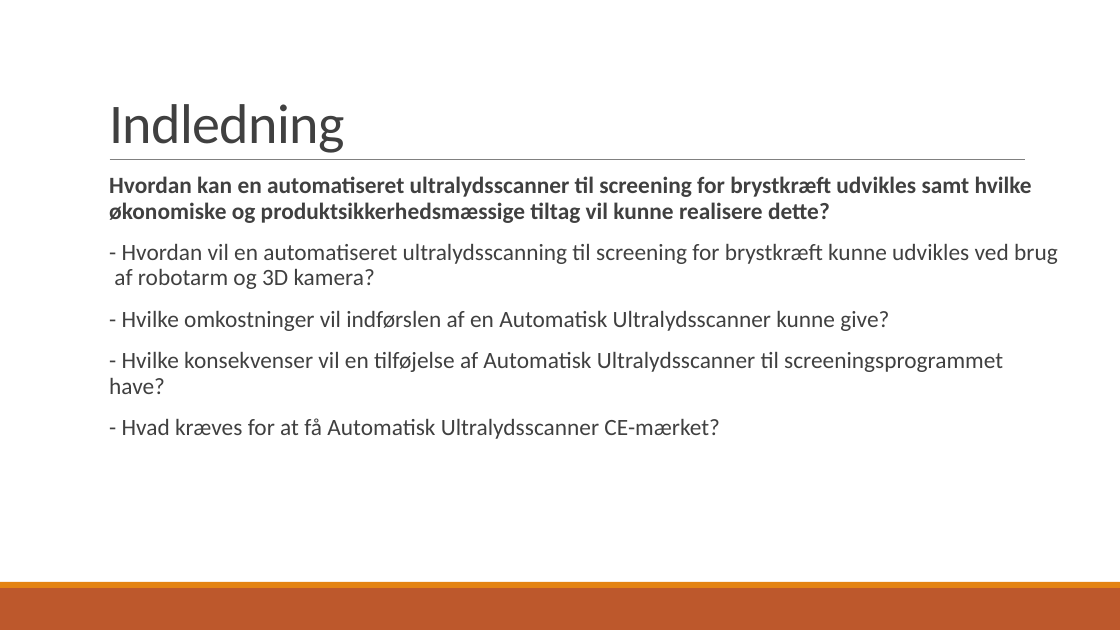
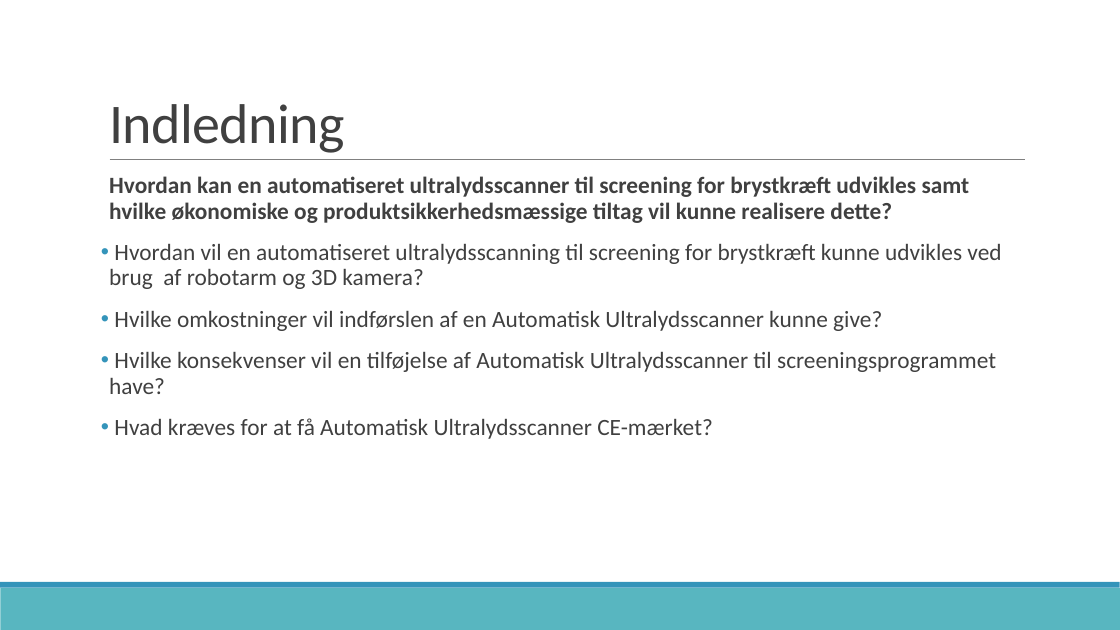
Before and after one commit to zeroregard/Automatic-Sonography, a slide deck: slide 4 of Præsentation_Eksamen.pptx. Drawn at 1120x630 pixels with LibreOffice and Linux fonts; fonts in the diff are those of the drawing. Boxes give left, top, right and bottom in pixels: in the first picture for what was removed or moved away, otherwise in the second. Text is boxed around its words. In the diff, an @@ line names an element or a change of style, - is before the commit and + after.

```diff
--- a/Præsentation_Eksamen.pptx
+++ b/Præsentation_Eksamen.pptx
@@ text at [109, 176, 970, 223]: bullet colour #E48312 to #3494BA @@
@@ text at [109, 244, 1001, 439]: text changed @@
-  - Hvordan vil en automatiseret ultralydsscanning til screening for brystkræft kunne udvikles ved brug af robotarm og 3D kamera?
-  - Hvilke omkostninger vil indførslen af en Automatisk Ultralydsscanner kunne give?
-  - Hvilke konsekvenser vil en tilføjelse af Automatisk Ultralydsscanner til screeningsprogrammet have?
-  - Hvad kræves for at få Automatisk Ultralydsscanner CE-mærket?
+• Hvordan vil en automatiseret ultralydsscanning til screening for brystkræft kunne udvikles ved brug af robotarm og 3D kamera?
+• Hvilke omkostninger vil indførslen af en Automatisk Ultralydsscanner kunne give?
+• Hvilke konsekvenser vil en tilføjelse af Automatisk Ultralydsscanner til screeningsprogrammet have?
+• Hvad kræves for at få Automatisk Ultralydsscanner CE-mærket?
@@ rectangle at [0, 588, 1120, 630]: fill #BD582C to #58B6C0 @@
@@ rectangle at [0, 582, 1120, 588]: fill #E48312 to #3494BA @@
```
Also in this commit, not shown: 13 other slides changed.
